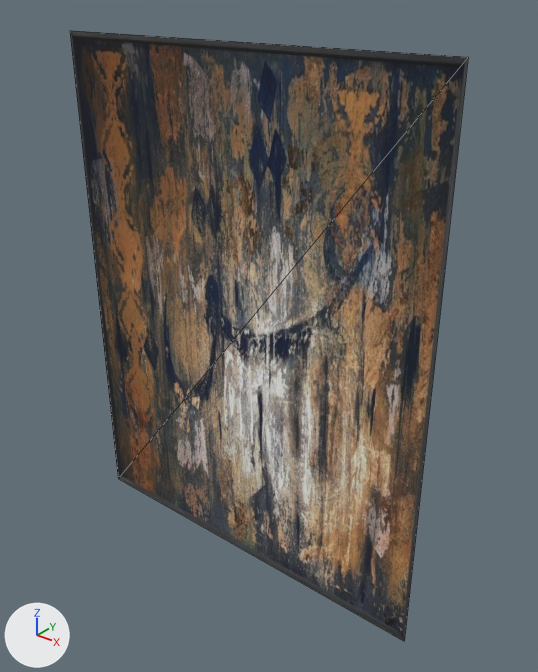
Two versions of the glTF model images/ar/0077.glb, one commit apart.
Before and after are seen from a 50 mm camera at (0.81, -0.919, 0.592) aimed at (0.046, 0.036, 0.0). The axes (+X, +Y, +Z) are drawn at lower left. The lights are the same throughout. The picture after the commit comes second. Mesh edges are drawn as thin lines.
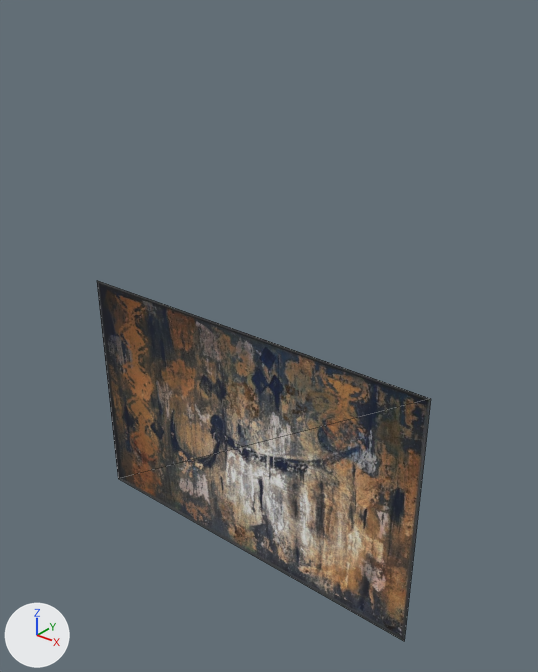
The newer file is also rescaled (x1.283), turned or shifted as a whole; pictures and numbers use the older file's frame.

Boxes [x1, y1, x2, y2] around the edits, measured in the pictures (538 x 672 px):
```json
{"object": "Mesh_0", "change": "reshaped", "before": [70, 30, 468, 641], "after": [97, 281, 431, 641], "on screen": "16% narrower, 41% shorter"}
```

The change, as JSON lines over the scene's bpy script:
```json
{"block": "me_mesh_0", "where": "# used by ob_mesh_0; location = (0.0, 0.0, 0.0)"}
{"op": "remove", "block": "me_mesh_0", "code": "me_mesh_0.from_pydata(...)  # 4 vertices, 2 faces; spans x -0.39..0.39, y 0.0, z -0.5..0.5"}
{"op": "add", "block": "me_mesh_0", "code": "me_mesh_0.from_pydata(...)  # 4 vertices, 2 faces; spans x -0.39..0.39, y 0.0, z -0.5..0.012"}
{"block": "me_mesh_0", "change": "me_mesh_0 part 1"}
{"op": "set", "path": "me_mesh_0.vertices[0].co", "old": "(-0.39, 0.0, 0.5)", "new": "(-0.39, 0.0, 0.012)", "note": "pixel (69, 30) -> pixel (96, 280)"}
{"op": "set", "path": "me_mesh_0.vertices[1].co", "old": "(0.39, 0.0, 0.5)", "new": "(0.39, 0.0, 0.012)", "note": "pixel (468, 57) -> pixel (430, 398)"}
```
